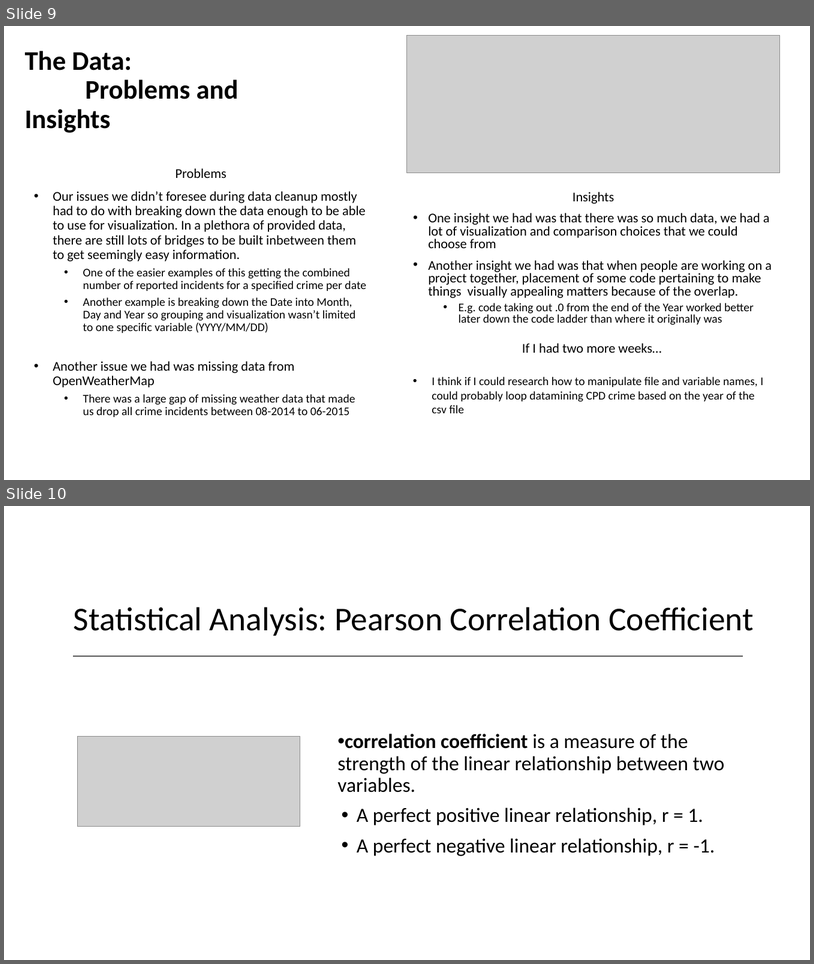
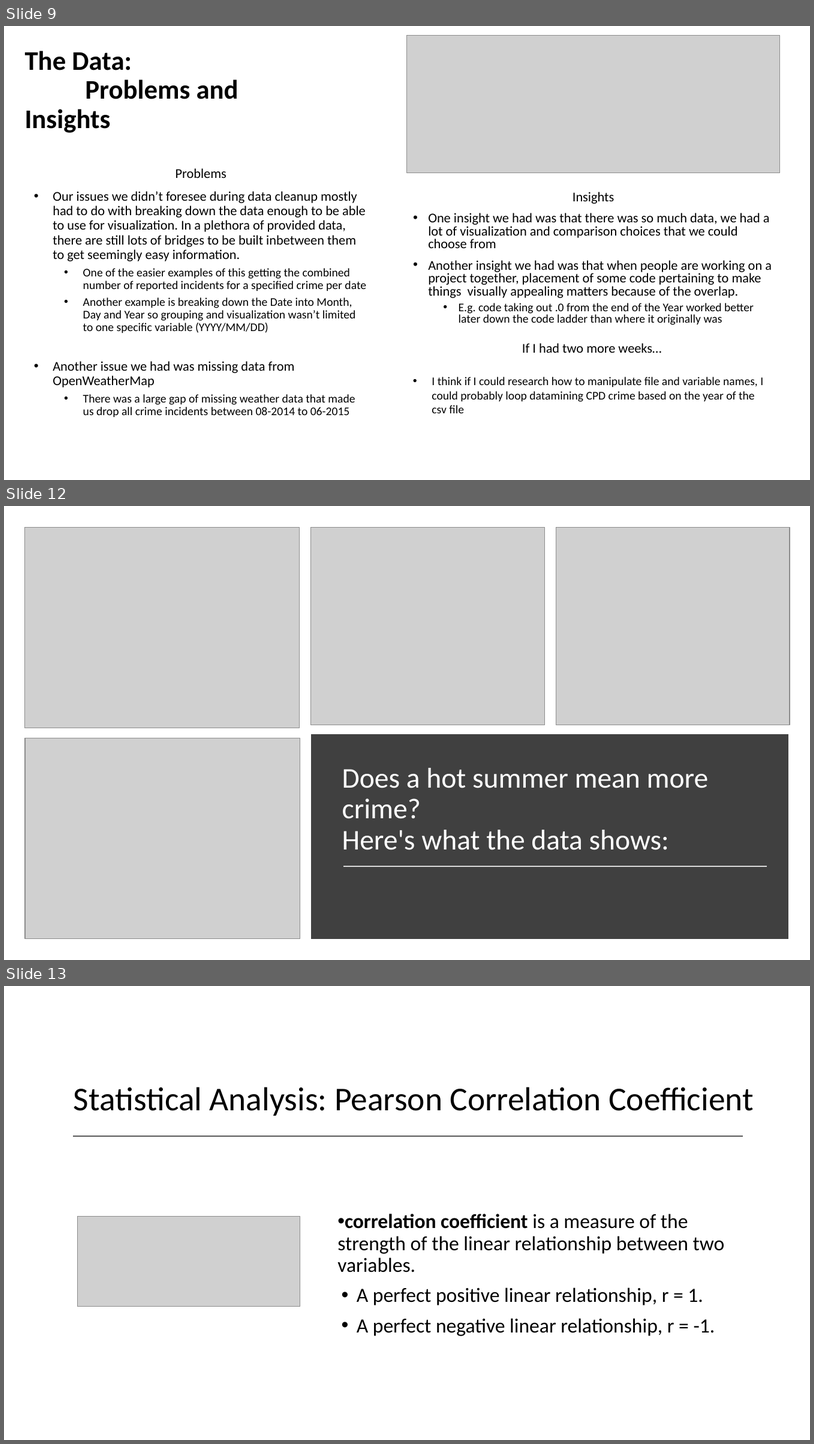
Before and after one commit to franciscohohn/Project_1, a slide deck: Weather_vs_Crime.pptx. Shown one above the other, each under a label of ours: slides 9 and 10 before the commit, slides 9, 12 and 13 after it; the slides between them are not shown. The pictures are 814x964 and 814x1444 pixels, drawn with LibreOffice and Linux fonts; fonts in the diff are those of the drawing; grey boxes stand for pictures. Boxes give left, top, right and bottom in pixels: in the first picture for what was removed or moved away, otherwise in the second. Text is boxed around its words. In the diff, an @@ line names an element or a change of style, - is before the commit and + after.

```diff
--- a/Weather_vs_Crime.pptx
+++ b/Weather_vs_Crime.pptx
@@ slide 12 added at (4, 506, 810, 960), background #FFFFFF @@
@@ picture added at (25, 527, 300, 727) @@
@@ picture added at (311, 527, 545, 725) @@
@@ picture added at (557, 527, 791, 725) @@
@@ picture added at (25, 738, 300, 939) @@
@@ rectangle added at (315, 738, 785, 935), fill #404040, outline #404040 10 pt @@
@@ title added at (342, 768, 709, 850), 34 pt, text #FFFFFF @@
+Does a hot summer mean more crime?
+Here's what the data shows:
@@ line added from (344, 866) to (767, 866), #D9D9D9 1.75 pt @@
@@ what was slide 10 is now slide 13 @@
```
Also in this commit, not shown: 3 other slides added.
